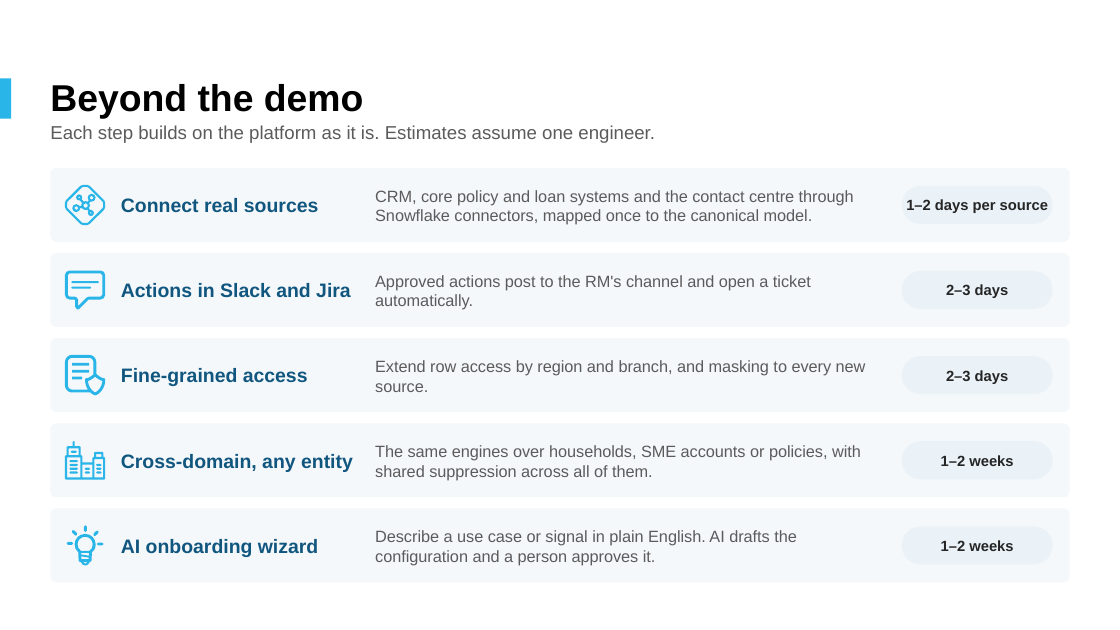
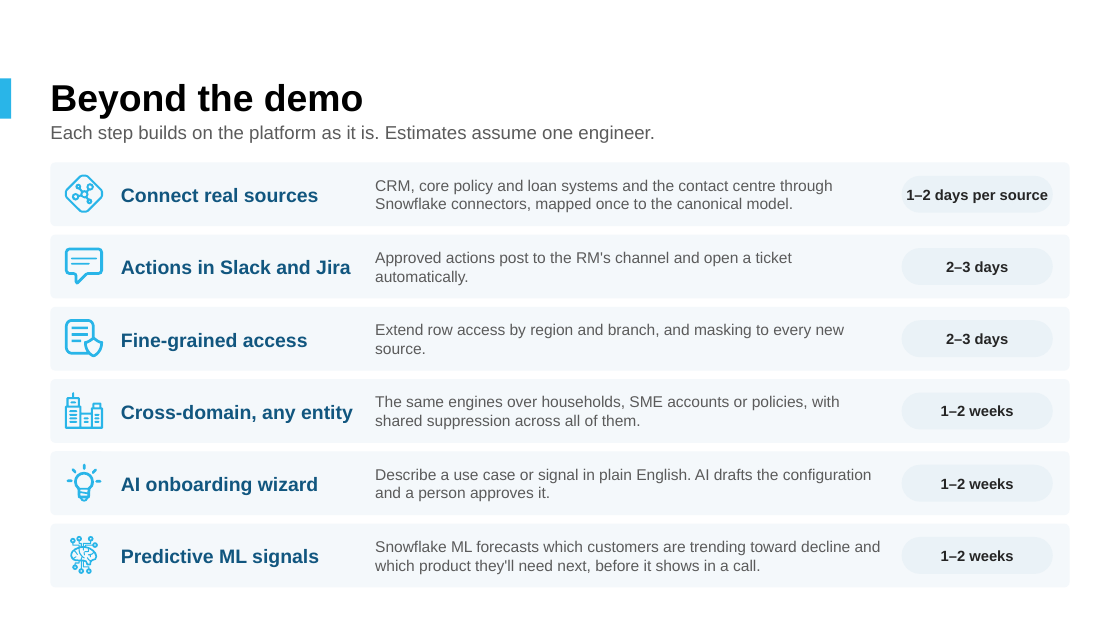
Before and after one commit to sairajsawant/snowflake-c360, a slide deck: slide 18 of deck/Customer360_Decisioning_Platform_Snowflake.pptx. Drawn at 1120x630 pixels with LibreOffice and Linux fonts; fonts in the diff are those of the drawing; background and template pictures are left out. Boxes give left, top, right and bottom in pixels: in the first picture for what was removed or moved away, otherwise in the second. Text is boxed around its words. In the diff, an @@ line names an element or a change of style, - is before the commit and + after.

Commit message:
fix: demo related ux issues
Generated with [Snowflake CoCo](https://docs.snowflake.com/en/user-guide/cortex-code/cortex-code)

```diff
--- a/deck/Customer360_Decisioning_Platform_Snowflake.pptx
+++ b/deck/Customer360_Decisioning_Platform_Snowflake.pptx
@@ rounded rectangle: place and size @@
-rounded rectangle at <box>50,168,1070,242</box>
+rounded rectangle at <box>50,162,1070,226</box>
@@ 2 texts, 2 freeform shapes, 1 rounded rectangle: place and size @@
-2 texts, 2 freeform shapes, 1 rounded rectangle at <box>65,185,1053,225</box>
+2 texts, 2 freeform shapes, 1 rounded rectangle at <box>65,175,1053,213</box>
@@ text "CRM, core policy and loan ...": place and size @@
-text "CRM, core policy and loan ..." at <box>375,190,854,225</box>
+text "CRM, core policy and loan ..." at <box>375,179,833,212</box>
@@ rounded rectangle: place and size @@
-rounded rectangle at <box>50,253,1070,327</box>
+rounded rectangle at <box>50,234,1070,298</box>
@@ 3 texts, 3 freeform shapes, 1 rounded rectangle: place and size @@
-3 texts, 3 freeform shapes, 1 rounded rectangle at <box>65,271,1053,310</box>
+3 texts, 3 freeform shapes, 1 rounded rectangle at <box>65,248,1053,285</box>
@@ rounded rectangle: place and size @@
-rounded rectangle at <box>50,338,1070,412</box>
+rounded rectangle at <box>50,307,1070,371</box>
@@ text "Extend row access by region ...": place and size @@
-text "Extend row access by region ..." at <box>375,360,866,392</box>
+text "Extend row access by region ..." at <box>375,323,844,354</box>
@@ 4 freeform shapes, 2 texts, 1 rounded rectangle: place and size @@
-4 freeform shapes, 2 texts, 1 rounded rectangle at <box>65,355,1053,395</box>
+4 freeform shapes, 2 texts, 1 rounded rectangle at <box>65,319,1053,357</box>
@@ rounded rectangle: place and size @@
-rounded rectangle at <box>50,423,1070,497</box>
+rounded rectangle at <box>50,379,1070,442</box>
@@ text "The same engines over households, ...": place and size @@
-text "The same engines over households, ..." at <box>375,445,861,480</box>
+text "The same engines over households, ..." at <box>375,395,840,429</box>
@@ 11 freeform shapes, 2 texts, 1 rounded rectangle: place and size @@
-11 freeform shapes, 2 texts, 1 rounded rectangle at <box>65,441,1053,480</box>
+11 freeform shapes, 2 texts, 1 rounded rectangle at <box>65,392,1053,429</box>
@@ rounded rectangle: place and size @@
-rounded rectangle at <box>50,508,1070,582</box>
+rounded rectangle at <box>50,451,1070,515</box>
@@ freeform shape: place and size @@
-freeform shape at <box>66,542,73,545</box>
+freeform shape at <box>66,479,73,482</box>
@@ freeform shape: place and size @@
-freeform shape at <box>93,531,99,536</box>
+freeform shape at <box>92,468,97,474</box>
@@ size 10.5 to 10 pt in 5 elements at <box>375,179,833,212</box>, <box>375,251,792,285</box>, <box>375,323,844,354</box>, <box>375,395,840,429</box>, <box>375,468,872,501</box> @@
@@ text "Describe a use case or ...": place and size @@
-text "Describe a use case or ..." at <box>375,530,797,566</box>
+text "Describe a use case or ..." at <box>375,468,872,501</box>
@@ 4 freeform shapes, 2 texts, 1 rounded rectangle: place and size @@
-4 freeform shapes, 2 texts, 1 rounded rectangle at <box>72,525,1053,566</box>
+4 freeform shapes, 2 texts, 1 rounded rectangle at <box>72,464,1053,502</box>
@@ rounded rectangle added at <box>50,523,1070,587</box>, fill #F4F8FB @@
@@ freeform shape added at <box>71,536,99,575</box>, fill #29B5E8 @@
@@ rounded rectangle added at <box>902,536,1053,573</box>, fill #EAF2F7 @@
@@ text added at <box>121,549,319,567</box>, 12.5 pt, text #11567F, bold @@
+Predictive ML signals
@@ text added at <box>375,540,881,574</box>, 10 pt, text #5B5B5B @@
+Snowflake ML forecasts which customers are trending toward decline and which product they'll need next, before it shows in a call.
@@ text added at <box>941,550,1013,561</box>, 9.5 pt, text #252525, bold @@
+1–2 weeks
```
Also in this commit, not shown: 1 other slide changed, 19 other files.
